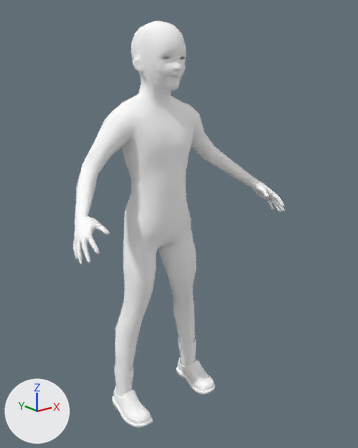
The Blender file body1.blend: old version first, new version second.
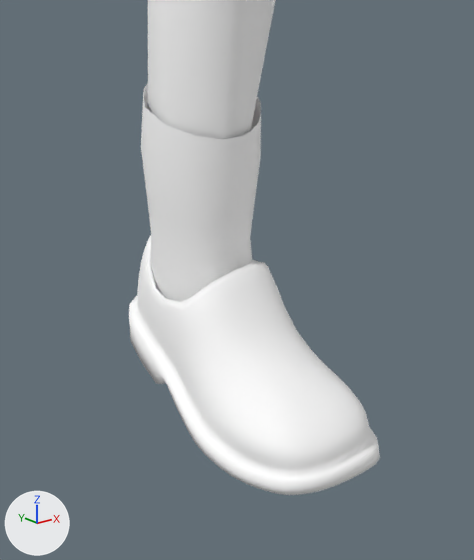
The first picture shows the older version from a 50 mm lens placed at (-8.23, -11.49, 10.17), pointed at (0.22, -0.92, 5.94). The close-ups show both versions on the part from 26% to 47% of the width and 78% to 98% of the height of that picture; other places that the commit changed are outside them. The lights are fixed; the arrows at lower left show +X, +Y and +Z.

Names of what the first close-up shows: 'body'.
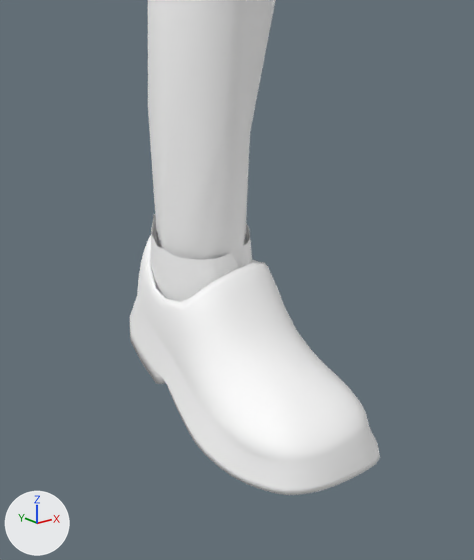
The newer file is also turned or shifted as a whole; pictures and numbers use the older file's frame.

The edits, one by one:
me_body_male1591_002 is used by ob_body; location (0.0, 0.0, 0.0); rotation (1.571, 0.0, 0.0), in degrees (90, 0, 0).
me_body_male1591_002 had 3221 vertices, 3132 faces and spanned x -3.45..3.45, y -0.01..11.35, z -0.59..2.29.
me_body_male1591_002 now has 2738 vertices, 2652 faces, 3 loose edges and spans x -3.45..3.45, y -0.01..11.35, z -0.59..2.29.
me_body_male1591_002 part 1: 186 vertices removed from x -1.68..-0.95, y 0.06..1.57, z -0.33..1.29.

Changed parts and their boxes (x1, y1, x2, y2) in the close-ups (474 x 560 px):
'body', reshaped
    before: (129, 0, 380, 495)
    after: (130, 0, 380, 495)
part 1 of me_body_male1591_002, deleted
    before: (129, 83, 379, 489)
